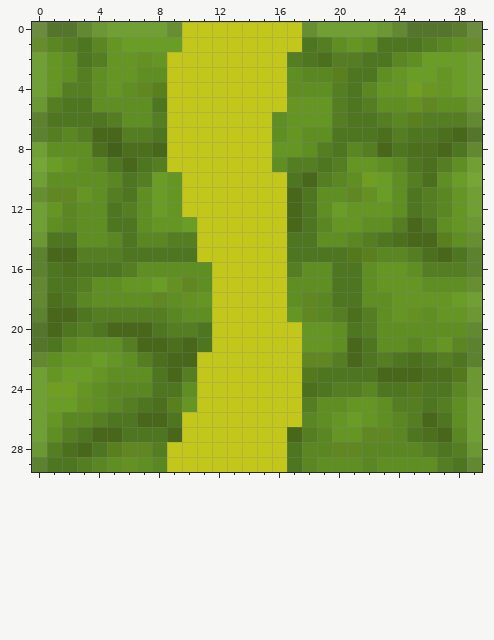
Pixel-art sprite: src/main/resources/Mapa/had_telo.png. This is how it looked before the edit.
The file is 30x30 pixels. Colours within 5 levels of each other are drawn and written as one.
After the commit:
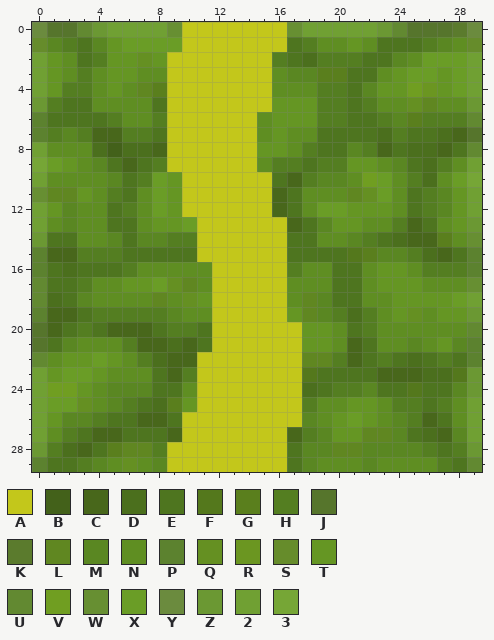
Palette (. is transparent): A #c3c71b  B #43611a  C #48671b  D #4b6f1d  E #4e751f  F #54781c  G #5a7f1d  H #547e21  J #56752c  K #5b7b2d  L #608721  M #5a8722  N #5f8e22  P #5c822f  Q #659022  R #6b9621  S #668c2b  T #659623  U #628931  V #709e21  W #678f32  X #6a9d26  Y #6b8b3e  Z #6b9833  2 #70a033  3 #76a636
Message: had zobrazenie dlzky zaciatok
The edit:
y 0: x 17..18 AW -> W2
y 1: x 17..19 AEH -> EHN
y 2: x 16..19 AHED -> HEDH
y 3: x 16..17 AN -> NM; x 19 M -> G
y 4: x 16 A -> N; x 19 N -> H
y 5: x 16 A -> T; x 19 T -> H
y 6: x 15..16 AN -> NT; x 19 T -> H
y 7: x 15..17 ANT -> NTN; x 19 N -> E
y 8: x 15 A -> T; x 17..19 TNH -> NHE
y 9: x 15..16 AN -> NH; x 18..19 HE -> EH
y 10: x 16..19 AECH -> ECHM
y 11: x 16..18 ACE -> CEN
y 12: x 16..19 ACEN -> CENX
Boxes around the changes in both pictures, in picture pixels (x1, y1, x2, y2):
changed: (257, 22, 332, 217)
